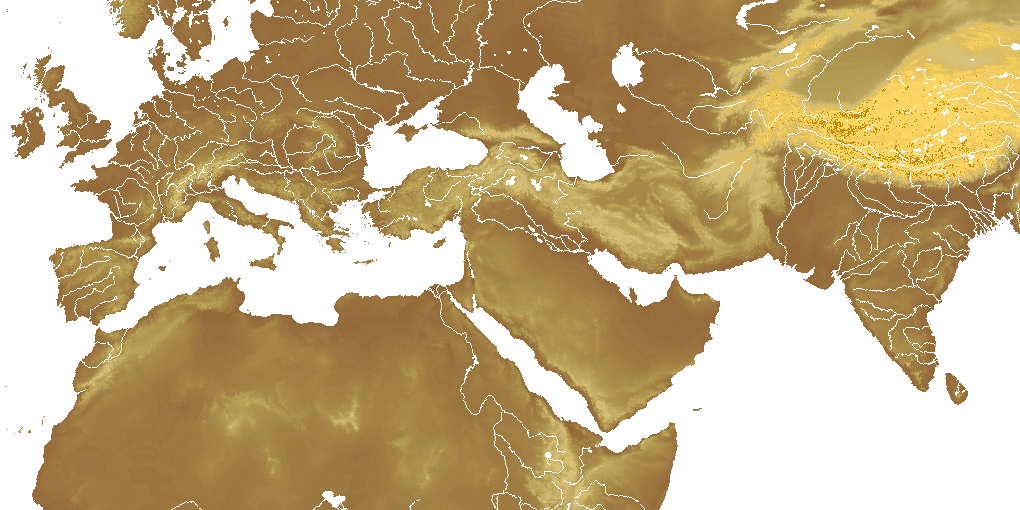
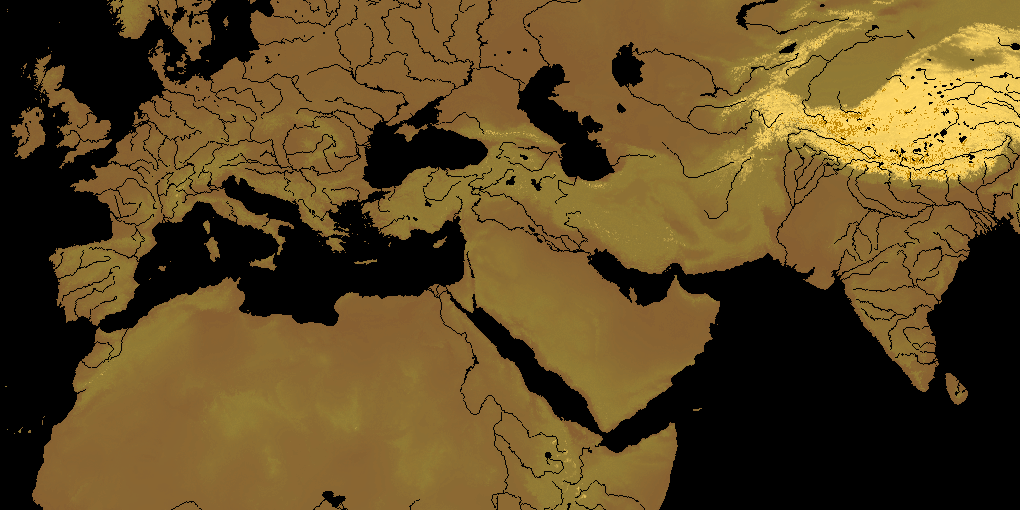
Two versions of the same layered image (1020×510). Layer-by-layer changes:
renamed "feral_radar_map_winter" to "feral_radar_map", painted on it over [0,0,1020,510]
removed layer "feral_radar_map" over [5,0,1020,510]
